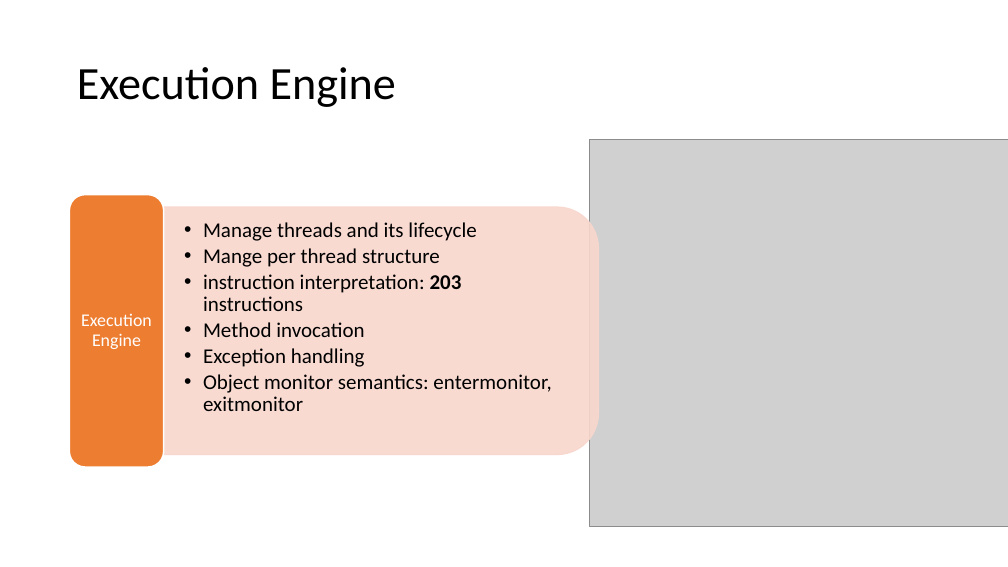
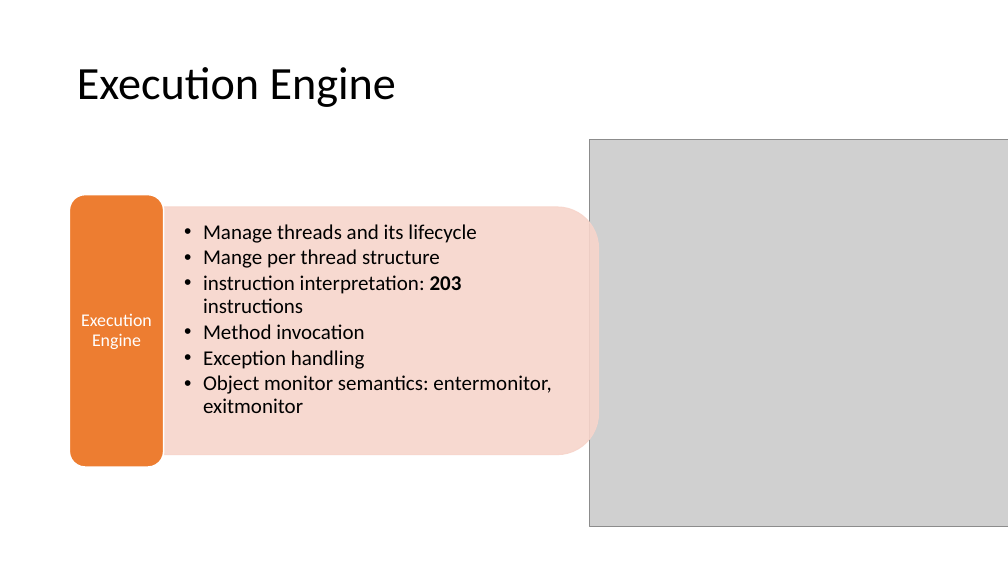
Before and after one commit to chaoyangnz/gava, a slide deck: slide 4 of javo.pptx. Drawn at 1008x567 pixels with LibreOffice and Linux fonts; fonts in the diff are those of the drawing; grey boxes stand for pictures. Boxes give left, top, right and bottom in pixels: in the first picture for what was removed or moved away, otherwise in the second. Text is boxed around its words. In the diff, an @@ line names an element or a change of style, - is before the commit and + after.

```diff
--- a/javo.pptx
+++ b/javo.pptx
@@ round same rect at bbox=[164, 207, 599, 455]: fill #F8D7CE at 90% opacity to #F7D5CB at 90% opacity; outline #F8D7CE 1 pt to #F7D5CB 1 pt; proportions changed @@
@@ text "Manage threads and its lifecycle" at bbox=[203, 224, 551, 413]: less space between paragraphs @@
```
Also in this commit, not shown: 9 other slides changed, 1 other file.
